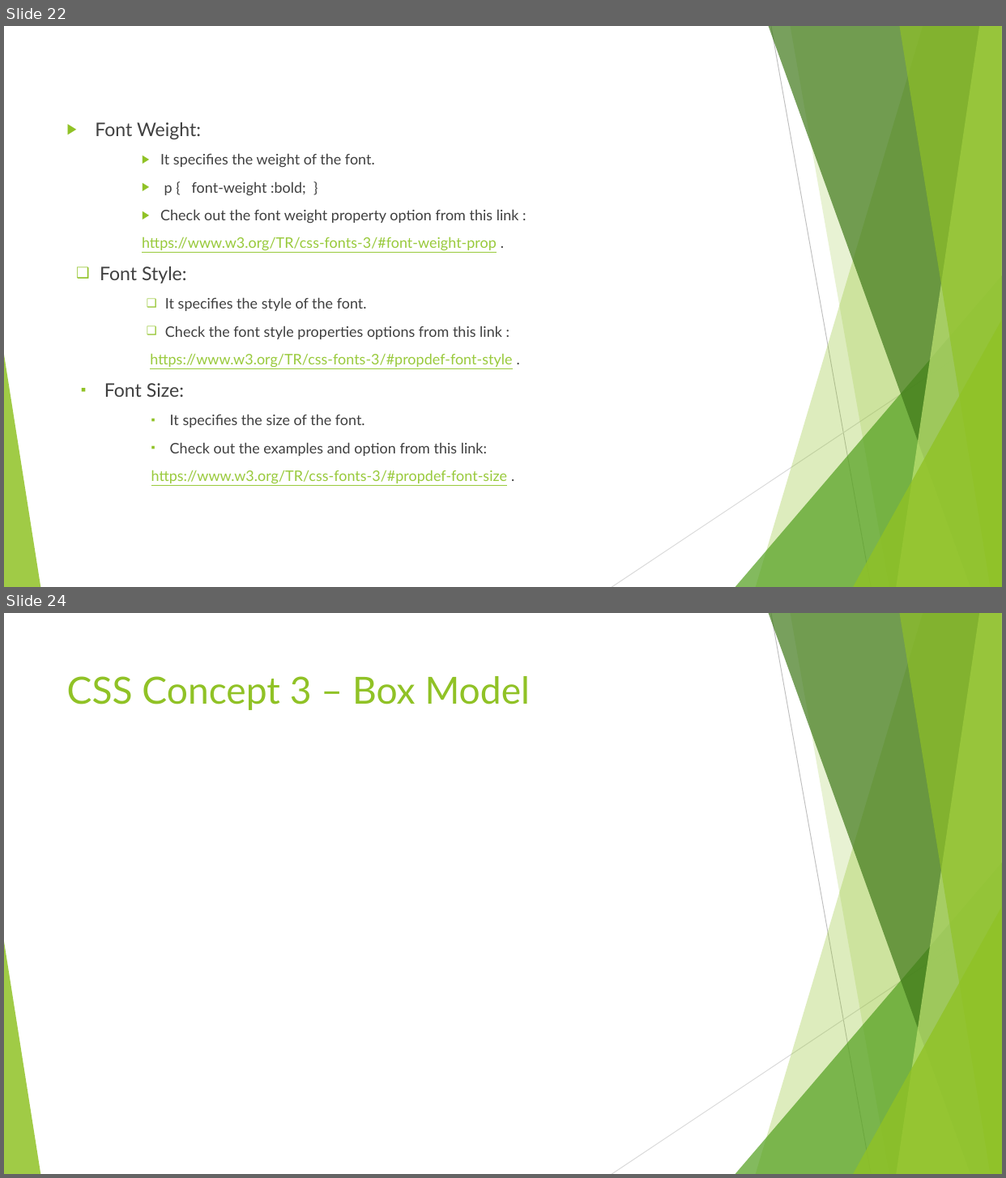
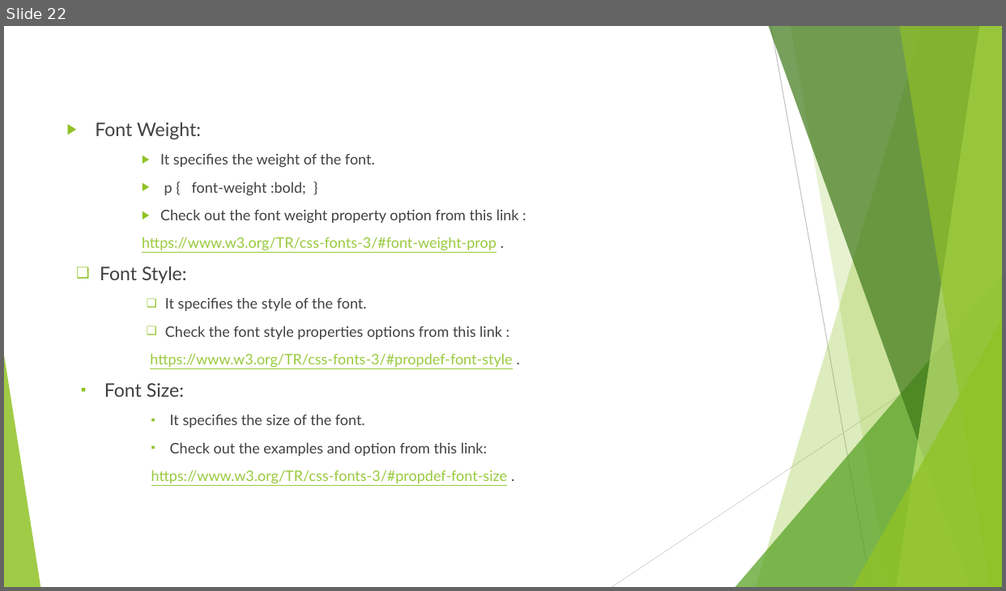
Before and after one commit to anumsh/Introduction-To-CSS, a slide deck: Introduction-to-CSS.pptx. Shown one above the other, each under a label of ours: slides 22 and 24 before the commit, slide 22 after it; the slides between them are not shown. The pictures are 1006x1178 and 1006x591 pixels, drawn with LibreOffice and Linux fonts; fonts in the diff are those of the drawing. Boxes give left, top, right and bottom in pixels: in the first picture for what was removed or moved away, otherwise in the second. Text is boxed around its words. In the diff, an @@ line names an element or a change of style, - is before the commit and + after.

Commit message:
feat: Box Models

```diff
--- a/Introduction-to-CSS.pptx
+++ b/Introduction-to-CSS.pptx
@@ slide 24 removed at box(4, 613, 1002, 1174), background #FFFFFF; not listed: 10 template elements that a slide beside it also shows @@
@@ title removed at box(67, 676, 530, 710) @@
-CSS Concept 3 – Box Model
```
Also in this commit, not shown: 1 slide changed, 5 slides added.
